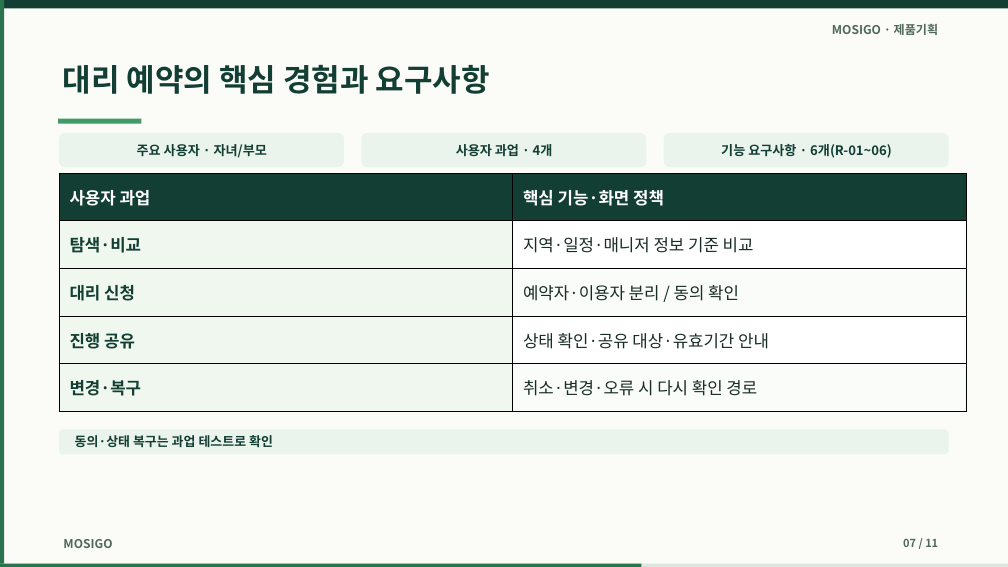
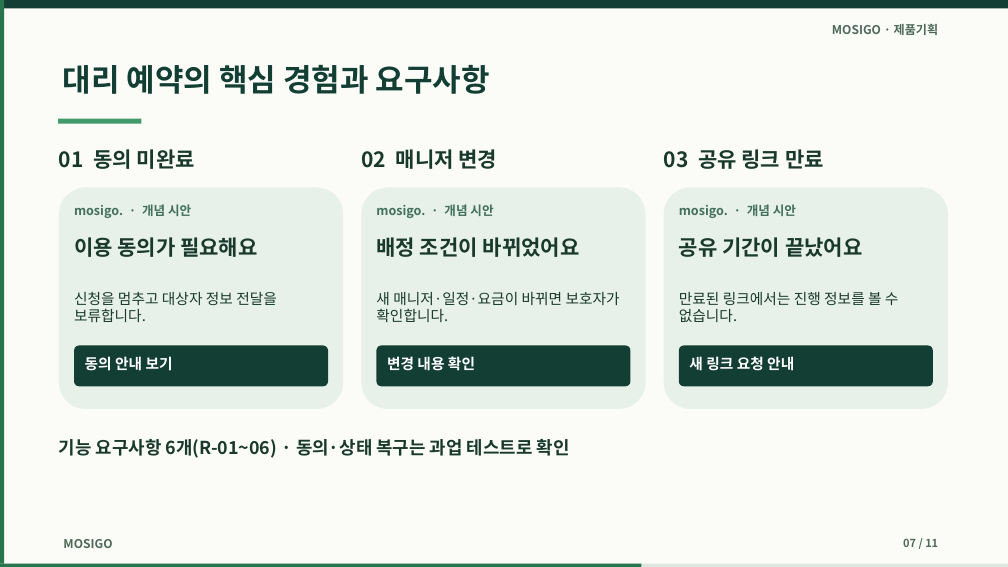
Before and after one commit to dohyunkimmm/mosigo-case-study, a slide deck: slide 7 of downloads/mosigo_report.pptx. Drawn at 1008x567 pixels with LibreOffice and Linux fonts; fonts in the diff are those of the drawing. Boxes give left, top, right and bottom in pixels: in the first picture for what was removed or moved away, otherwise in the second. Text is boxed around its words. In the diff, an @@ line names an element or a change of style, - is before the commit and + after.

Commit message:
Align MOSIGO case study and service planning slides

```diff
--- a/downloads/mosigo_report.pptx
+++ b/downloads/mosigo_report.pptx
@@ rounded rectangle removed at bbox=[59, 133, 344, 167] @@
@@ text added at bbox=[59, 149, 195, 169], 20 pt, text #19392D, bold @@
+01 동의 미완료
@@ text removed at bbox=[137, 144, 267, 158] @@
-주요 사용자 · 자녀/부모
@@ rounded rectangle removed at bbox=[361, 133, 647, 167] @@
@@ text added at bbox=[361, 149, 498, 169], 20 pt, text #19392D, bold @@
+02 매니저 변경
@@ text removed at bbox=[456, 144, 553, 156] @@
-사용자 과업 · 4개
@@ rounded rectangle removed at bbox=[664, 133, 949, 167] @@
@@ text added at bbox=[664, 149, 824, 169], 20 pt, text #19392D, bold @@
+03 공유 링크 만료
@@ text removed at bbox=[721, 144, 892, 158] @@
-기능 요구사항 · 6개(R-01~06)
@@ table removed at bbox=[59, 173, 966, 411], 5 rows, 2 columns @@
-사용자 과업 | 핵심 기능·화면 정책
-탐색·비교 | 지역·일정·매니저 정보 기준 비교
-대리 신청 | 예약자·이용자 분리 / 동의 확인
-진행 공유 | 상태 확인·공유 대상·유효기간 안내
-변경·복구 | 취소·변경·오류 시 다시 확인 경로
@@ rounded rectangle added at bbox=[59, 188, 343, 409], fill #E7F1E9 @@
@@ text added at bbox=[74, 204, 191, 218], 12 pt, text #42705C, bold @@
+mosigo. · 개념 시안
@@ rounded rectangle added at bbox=[361, 188, 646, 409], fill #E7F1E9 @@
@@ text added at bbox=[376, 204, 493, 218], 12 pt, text #42705C, bold @@
+mosigo. · 개념 시안
@@ rounded rectangle added at bbox=[664, 188, 948, 409], fill #E7F1E9 @@
@@ text added at bbox=[679, 204, 796, 218], 12 pt, text #42705C, bold @@
+mosigo. · 개념 시안
@@ text added at bbox=[74, 237, 257, 257], 20 pt, text #19392D, bold @@
+이용 동의가 필요해요
@@ text added at bbox=[376, 237, 580, 257], 20 pt, text #19392D, bold @@
+배정 조건이 바뀌었어요
@@ text added at bbox=[679, 237, 862, 257], 20 pt, text #19392D, bold @@
+공유 기간이 끝났어요
@@ text added at bbox=[74, 292, 277, 322], 14 pt, text #19392D @@
+신청을 멈추고 대상자 정보 전달을 보류합니다.
@@ text added at bbox=[376, 292, 620, 322], 14 pt, text #19392D @@
+새 매니저·일정·요금이 바뀌면 보호자가 확인합니다.
@@ text added at bbox=[679, 292, 899, 322], 14 pt, text #19392D @@
+만료된 링크에서는 진행 정보를 볼 수 없습니다.
@@ rounded rectangle added at bbox=[74, 346, 328, 386], fill #123E33 @@
@@ text added at bbox=[85, 356, 173, 371], 14 pt, text #FFFFFF, bold @@
+동의 안내 보기
@@ rounded rectangle added at bbox=[377, 346, 631, 386], fill #123E33 @@
@@ text added at bbox=[387, 356, 475, 371], 14 pt, text #FFFFFF, bold @@
+변경 내용 확인
@@ rounded rectangle added at bbox=[679, 346, 933, 386], fill #123E33 @@
@@ text added at bbox=[689, 356, 794, 371], 14 pt, text #FFFFFF, bold @@
+새 링크 요청 안내
@@ text at bbox=[59, 439, 570, 458]: text changed; size 12.3 to 17 pt; text colour #123E33 to #19392D @@
-동의·상태 복구는 과업 테스트로 확인
+기능 요구사항 6개(R-01~06) · 동의·상태 복구는 과업 테스트로 확인
@@ text "기능 요구사항 6개(R-01~06) · 동의·상태 ..." at bbox=[59, 439, 570, 458]: vertical alignment middle to top @@
@@ rounded rectangle removed at bbox=[59, 430, 949, 454] @@
```
Also in this commit, not shown: 4 other slides changed, 13 other files.
